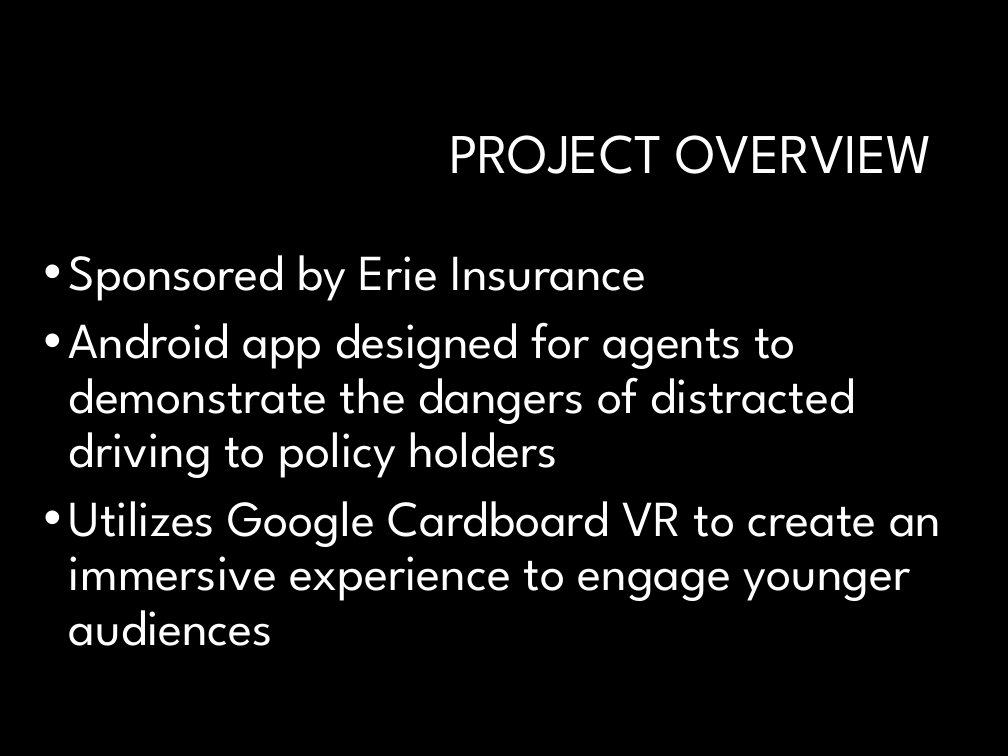
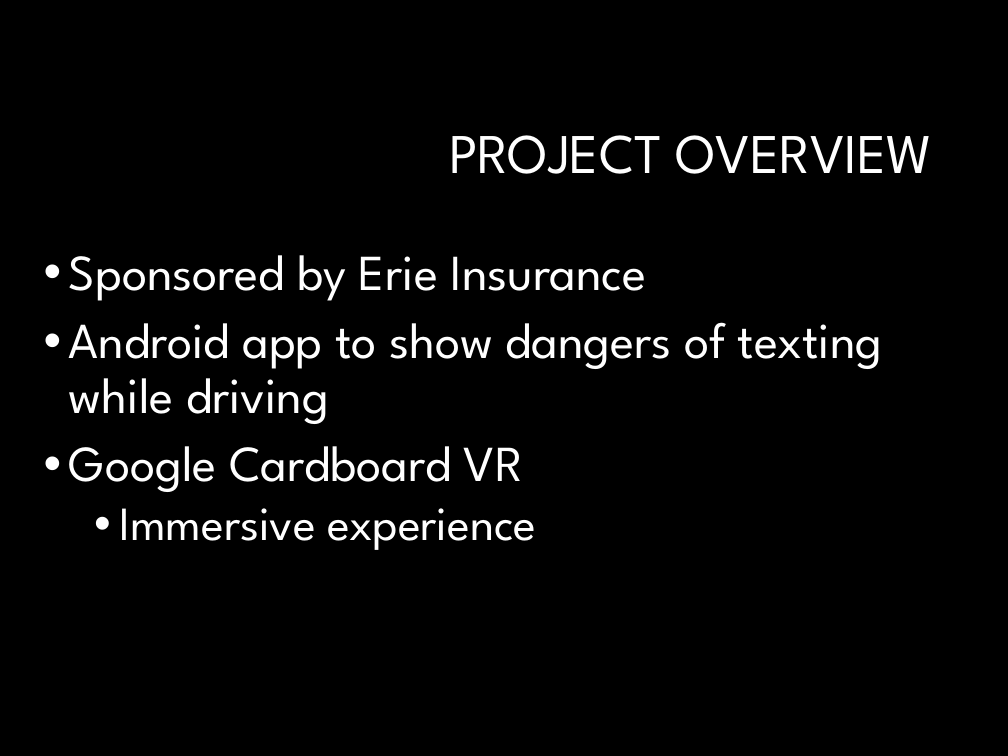
Before and after one commit to NateChristiansen/SeniorProject, a slide deck: slide 2 of Documents/Presentations/Presentation1.pptx. Drawn at 1008x756 pixels with LibreOffice and Linux fonts; fonts in the diff are those of the drawing; background and template pictures are left out. Boxes give left, top, right and bottom in pixels: in the first picture for what was removed or moved away, otherwise in the second. Text is boxed around its words. In the diff, an @@ line names an element or a change of style, - is before the commit and + after.

```diff
--- a/Documents/Presentations/Presentation1.pptx
+++ b/Documents/Presentations/Presentation1.pptx
@@ text at [69, 322, 883, 550]: text changed @@
-• Android app designed for agents to demonstrate the dangers of distracted driving to policy holders
-• Utilizes Google Cardboard VR to create an immersive experience to engage younger audiences
+• Android app to show dangers of texting while driving
+• Google Cardboard VR
+  • Immersive experience
```
Also in this commit, not shown: 3 other slides changed, 1 slide added.
